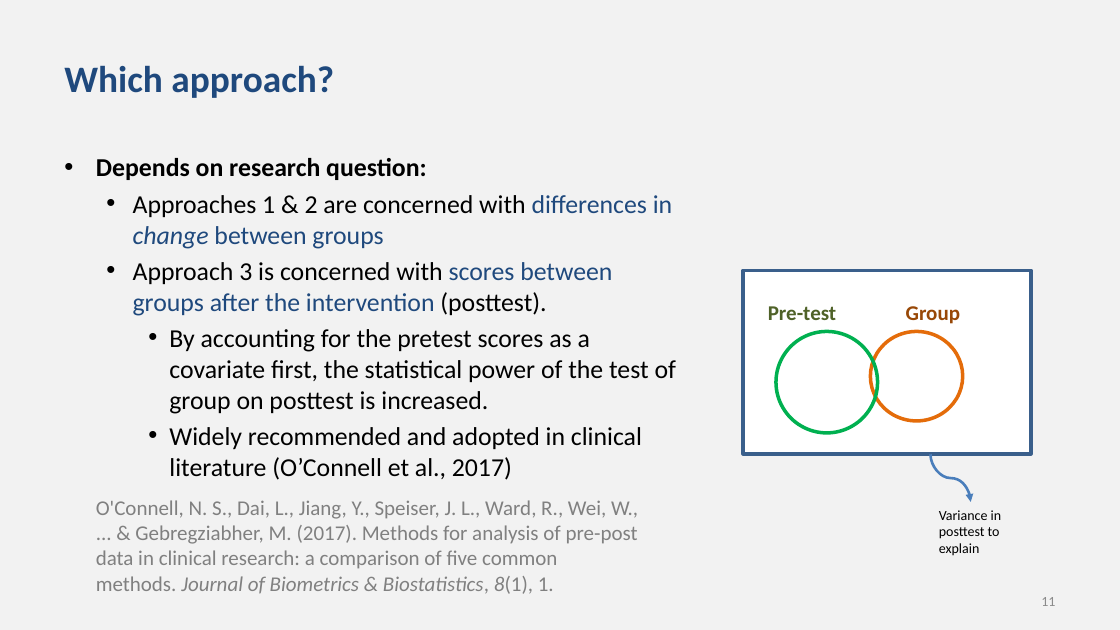
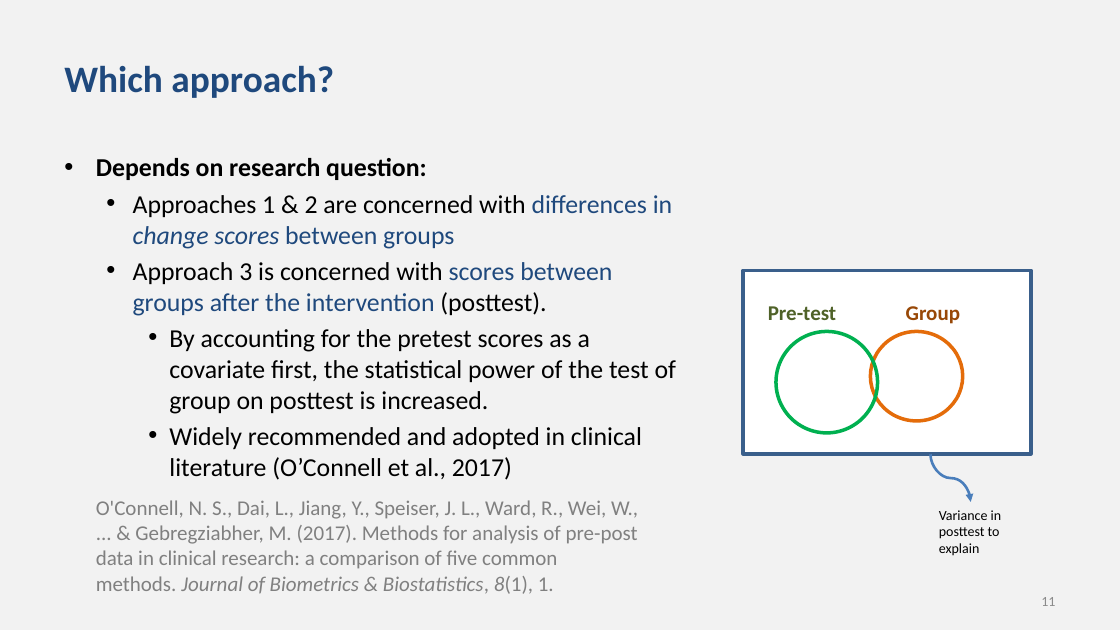
Before and after one commit to chrisjberry/datafluencyCB, a slide deck: slide 11 of docs/slides/PSYC753_L7_PrePostData.pptx. Drawn at 1120x630 pixels with LibreOffice and Linux fonts; fonts in the diff are those of the drawing. Boxes give left, top, right and bottom in pixels: in the first picture for what was removed or moved away, otherwise in the second. Text is boxed around its words. In the diff, an @@ line names an element or a change of style, - is before the commit and + after.

```diff
--- a/docs/slides/PSYC753_L7_PrePostData.pptx
+++ b/docs/slides/PSYC753_L7_PrePostData.pptx
@@ text at bbox=[133, 195, 672, 249]: text changed @@
-  • Approaches 1 & 2 are concerned with differences in change between groups
+  • Approaches 1 & 2 are concerned with differences in change scores between groups
```
Also in this commit, not shown: 2 other slides changed.
